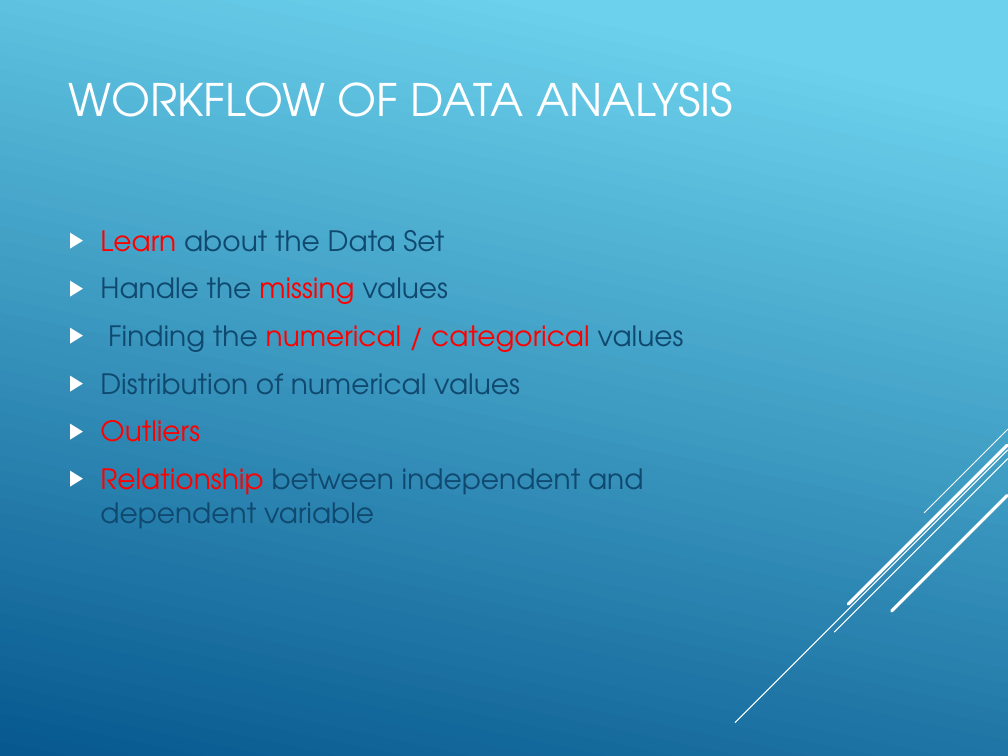
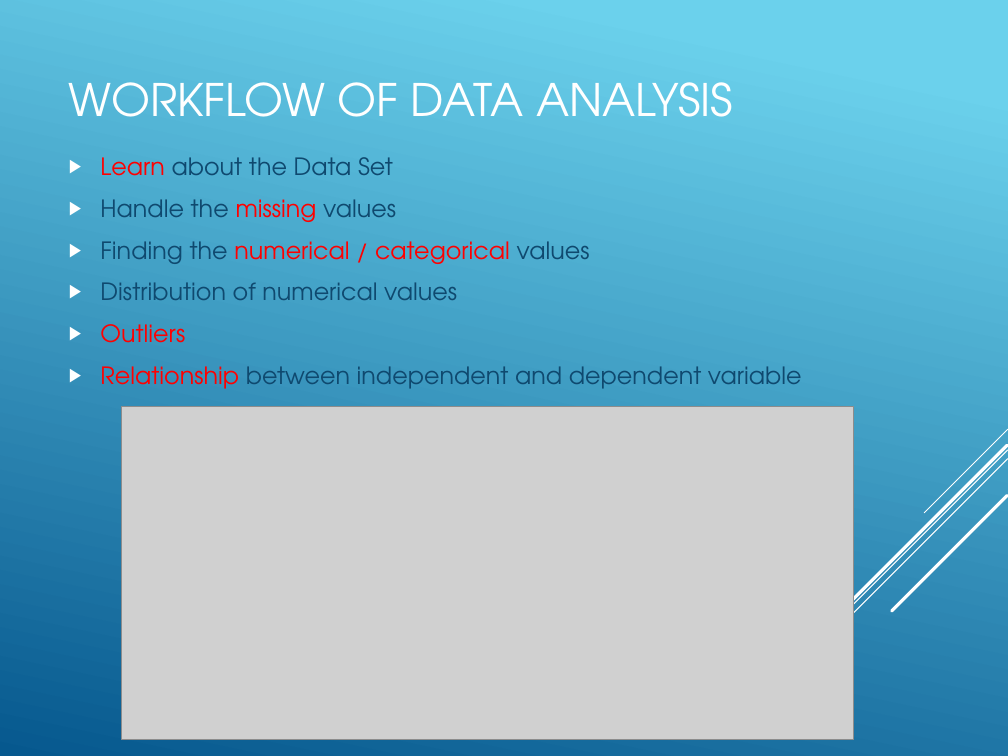
Before and after one commit to Harsha-code1/data-science-bootcamp, a slide deck: slide 3 of EDA_Google_Playstore_dataset/Data Science ppt.pptx. Drawn at 1008x756 pixels with LibreOffice and Linux fonts; fonts in the diff are those of the drawing; grey boxes stand for pictures. Boxes give left, top, right and bottom in pixels: in the first picture for what was removed or moved away, otherwise in the second. Text is boxed around its words. In the diff, an @@ line names an element or a change of style, - is before the commit and + after.

Commit message:
Edited ppt

```diff
--- a/EDA_Google_Playstore_dataset/Data Science ppt.pptx
+++ b/EDA_Google_Playstore_dataset/Data Science ppt.pptx
@@ text "Learn about the Data Set": place and size @@
-text "Learn about the Data Set" at (100, 230, 684, 528)
+text "Learn about the Data Set" at (100, 157, 802, 389)
@@ text "Learn about the Data Set" at (100, 157, 802, 389): size 20 to 17 pt @@
@@ picture added at (121, 406, 854, 740) @@
```
